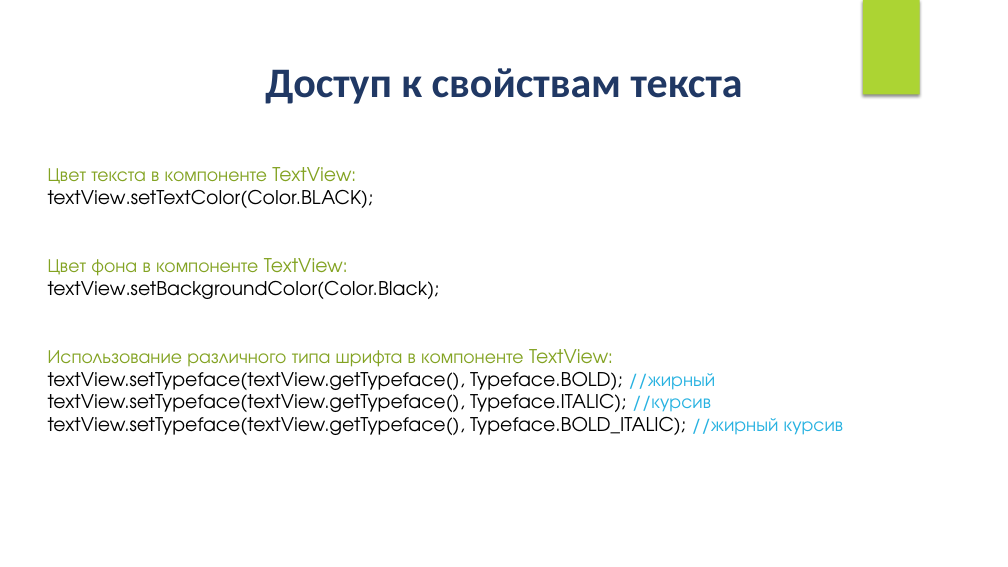
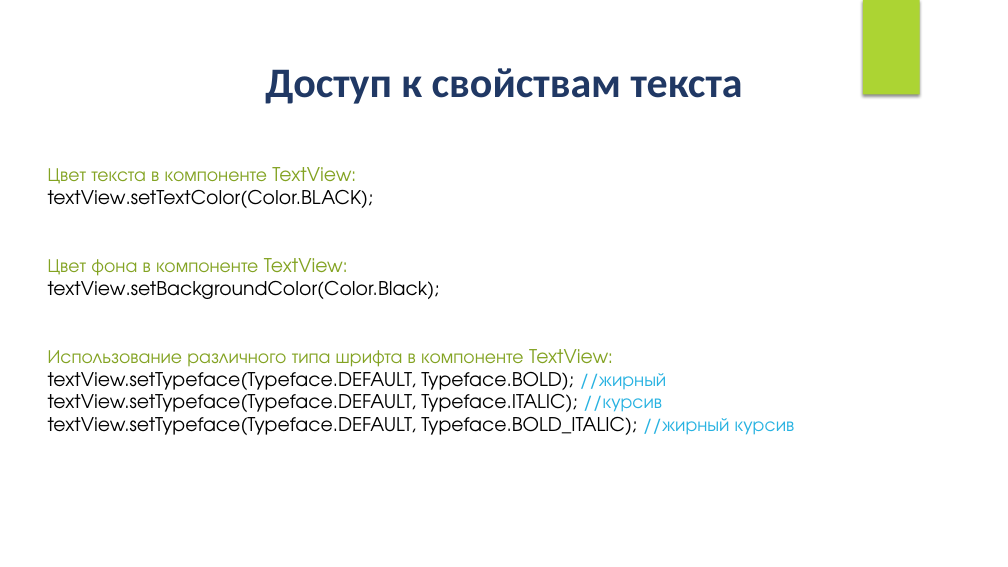
Before and after one commit to IriEfremova/LessonsCube, a slide deck: slide 28 of Android/Lesson7/Logical_operations.pptx. Drawn at 1008x567 pixels with LibreOffice and Linux fonts; fonts in the diff are those of the drawing. Boxes give left, top, right and bottom in pixels: in the first picture for what was removed or moved away, otherwise in the second. Text is boxed around its words. In the diff, an @@ line names an element or a change of style, - is before the commit and + after.

```diff
--- a/Android/Lesson7/Logical_operations.pptx
+++ b/Android/Lesson7/Logical_operations.pptx
@@ text at (48,366,795,435): text changed @@
-textView.setTypeface(textView.getTypeface(), Typeface.BOLD); //жирный
-textView.setTypeface(textView.getTypeface(), Typeface.ITALIC); //курсив
-textView.setTypeface(textView.getTypeface(), Typeface.BOLD_ITALIC); //жирный курсив
+textView.setTypeface(Typeface.DEFAULT, Typeface.BOLD); //жирный
+textView.setTypeface(Typeface.DEFAULT, Typeface.ITALIC); //курсив
+textView.setTypeface(Typeface.DEFAULT, Typeface.BOLD_ITALIC); //жирный курсив
```
Also in this commit, not shown: 3 other files.
